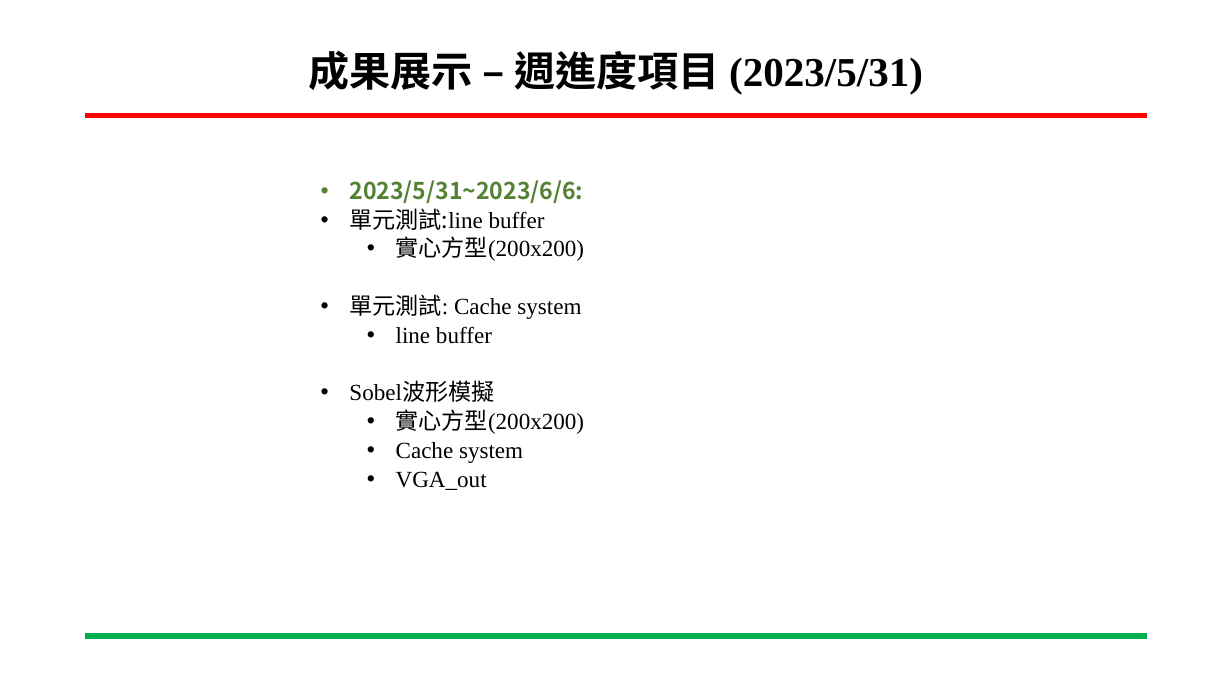
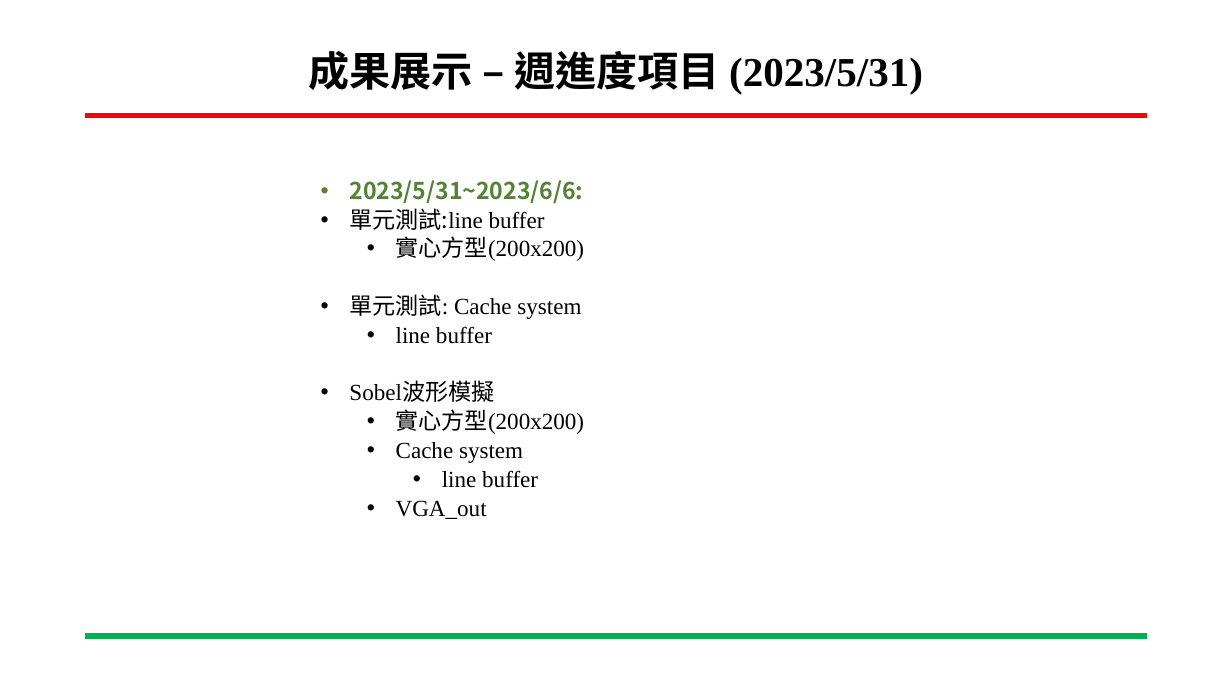
Before and after one commit to ing0331/FPGA, a slide deck: slide 15 of HW7_sobel_BRam/N06-Tutorial/專案進度報告-Sobel_VGA-吳東穎-20230531.pptx (slide 13 before the commit). Drawn at 1232x693 pixels with LibreOffice and Linux fonts; fonts in the diff are those of the drawing; background and template pictures are left out. Boxes give left, top, right and bottom in pixels: in the first picture for what was removed or moved away, otherwise in the second. Text is boxed around its words. In the diff, an @@ line names an element or a change of style, - is before the commit and + after.

```diff
--- a/HW7_sobel_BRam/N06-Tutorial/專案進度報告-Sobel_VGA-吳東穎-20230531.pptx
+++ b/HW7_sobel_BRam/N06-Tutorial/專案進度報告-Sobel_VGA-吳東穎-20230531.pptx
@@ text at (x1=442, y1=470, x2=538, y2=488): paragraph added @@
+      • line buffer
```
Also in this commit, not shown: 13 other slides changed, 7 slides added, 17 other files.
